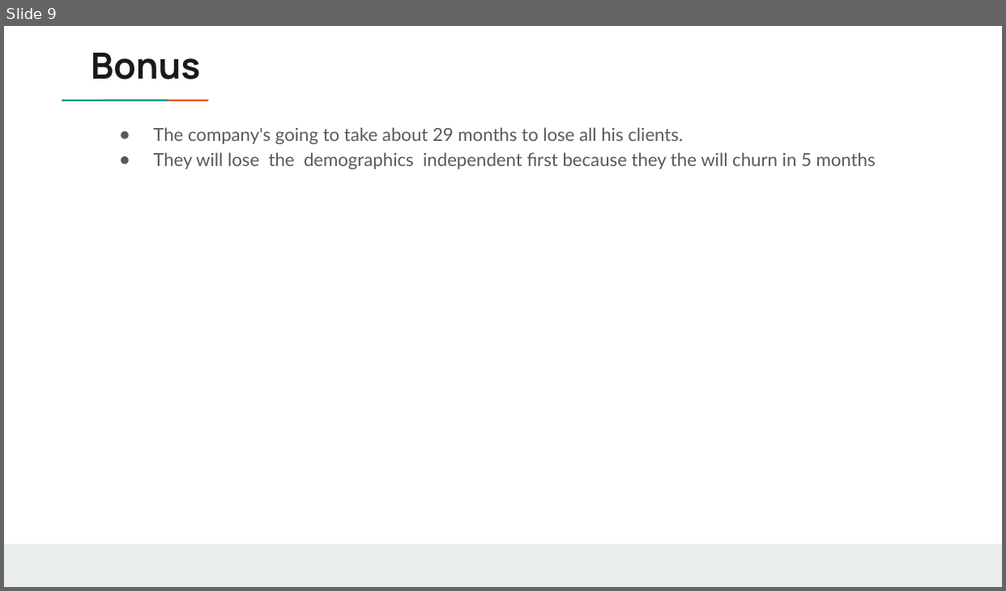
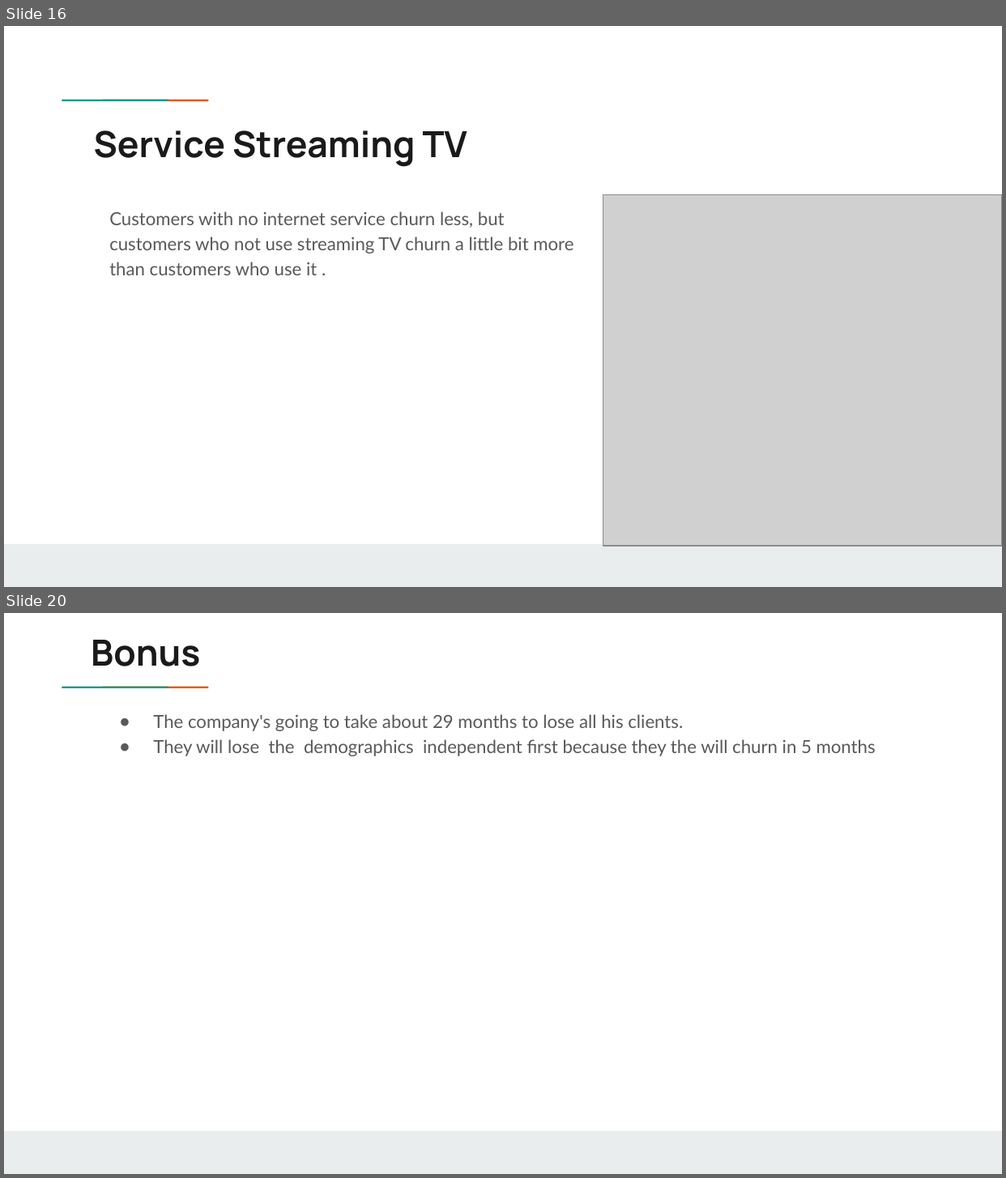
Before and after one commit to Chvava11/Bi_project_customer_churn, a slide deck: Result/Vanessa’s project .pptx. Shown one above the other, each under a label of ours: slide 9 before the commit, slides 16 and 20 after it; the slides between them are not shown. The pictures are 1006x591 and 1006x1178 pixels, drawn with LibreOffice and Linux fonts; fonts in the diff are those of the drawing; grey boxes stand for pictures; background and template pictures are left out. Boxes give left, top, right and bottom in pixels: in the first picture for what was removed or moved away, otherwise in the second. Text is boxed around its words. In the diff, an @@ line names an element or a change of style, - is before the commit and + after.

```diff
--- a/Result/Vanessa’s project .pptx
+++ b/Result/Vanessa’s project .pptx
@@ slide 16 added at <box>4,26,1002,587</box>, background #FFFFFF; not listed: 3 template elements that a slide beside it also shows @@
@@ title added at <box>94,130,467,167</box>, 26 pt, text #1A1A1A, bold @@
+Service Streaming TV
@@ picture added at <box>603,194,1002,546</box> @@
@@ text added at <box>109,211,573,275</box>, 13 pt, text #595959 @@
+Customers with no internet service churn less, but customers who not use streaming TV churn a little bit more than customers who use it .
@@ what was slide 9 is now slide 20 @@
```
Also in this commit, not shown: 6 slides changed, 14 other slides added, 2 slides removed, 1 other file.
